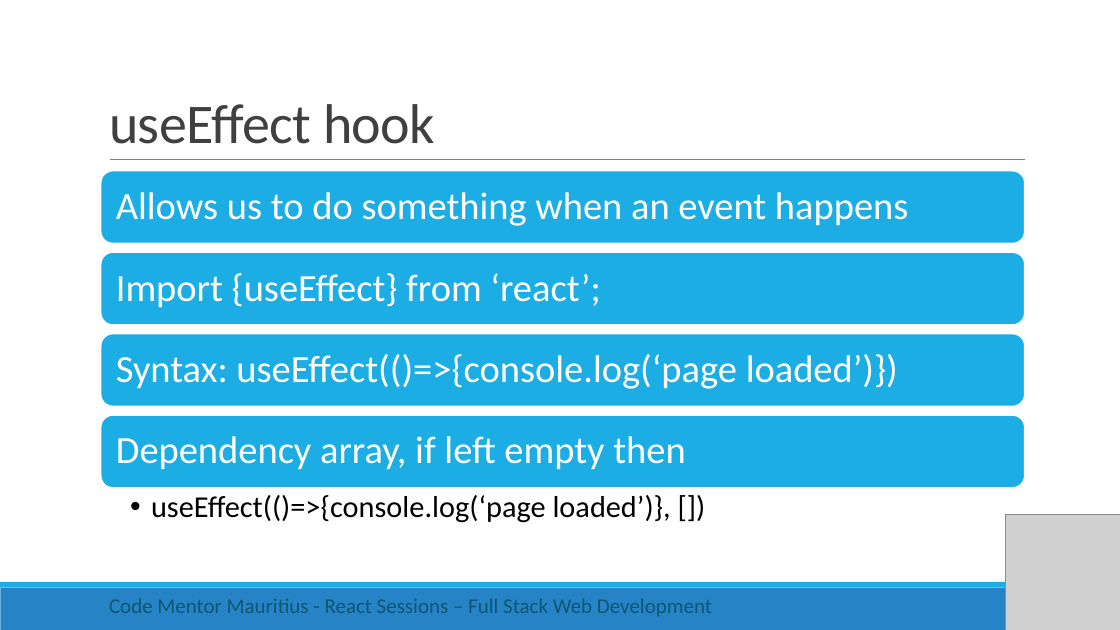
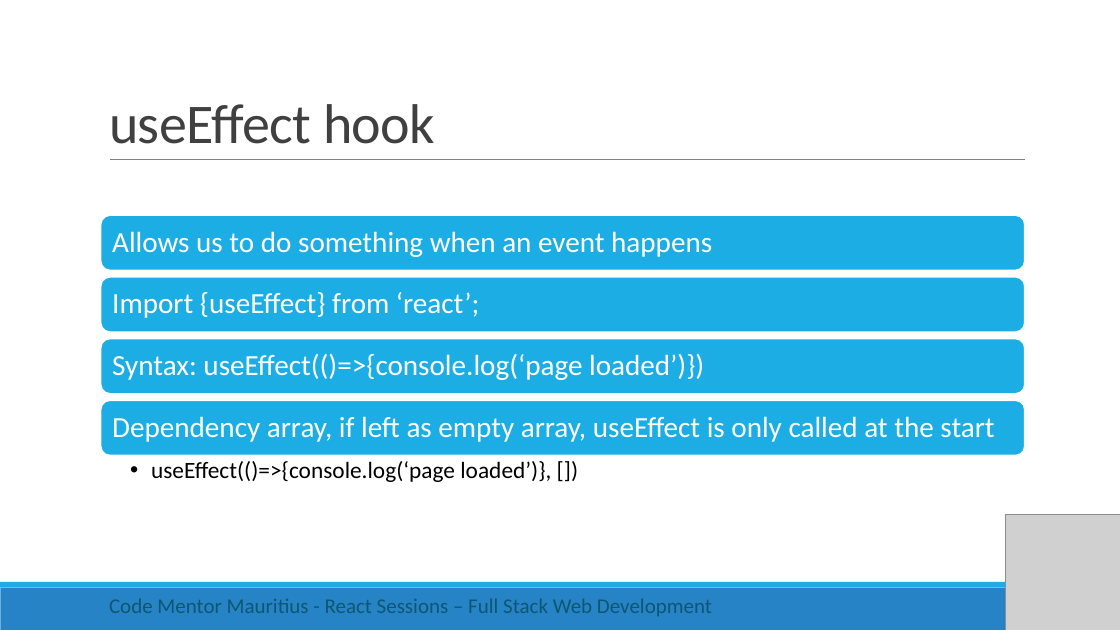
Before and after one commit to rishigujadhur1/Slides, a slide deck: slide 12 of React/React Session 1.pptx. Drawn at 1120x630 pixels with LibreOffice and Linux fonts; fonts in the diff are those of the drawing; grey boxes stand for pictures. Boxes give left, top, right and bottom in pixels: in the first picture for what was removed or moved away, otherwise in the second. Text is boxed around its words. In the diff, an @@ line names an element or a change of style, - is before the commit and + after.

Commit message:
React slides + updates

```diff
--- a/React/React Session 1.pptx
+++ b/React/React Session 1.pptx
@@ rounded rectangle: place and size @@
-rounded rectangle at [101,171,1025,244]
+rounded rectangle at [101,215,1025,271]
@@ size 33 to 25 pt; less space between paragraphs in 3 elements at [112,354,704,380], [112,292,480,318], [112,231,712,257] @@
@@ text "Allows us to do something ...": place and size @@
-text "Allows us to do something ..." at [116,192,908,226]
+text "Allows us to do something ..." at [112,231,712,257]
@@ rounded rectangle: place and size @@
-rounded rectangle at [101,252,1025,325]
+rounded rectangle at [101,277,1025,333]
@@ text "Import {useEffect} from ‘react’;": place and size @@
-text "Import {useEffect} from ‘react’;" at [116,273,600,308]
+text "Import {useEffect} from ‘react’;" at [112,292,480,318]
@@ rounded rectangle: place and size @@
-rounded rectangle at [101,334,1025,407]
+rounded rectangle at [101,339,1025,394]
@@ rounded rectangle: place and size @@
-rounded rectangle at [101,415,1025,488]
+rounded rectangle at [101,401,1025,456]
@@ text at [112,416,994,442]: text changed; size 33 to 25 pt @@
-Dependency array, if left empty then
+Dependency array, if left as empty array, useEffect is only called at the start
@@ text "useEffect(()=>{console.log(‘page loaded’)}, [])": place and size @@
-text "useEffect(()=>{console.log(‘page loaded’)}, [])" at [151,495,671,523]
+text "useEffect(()=>{console.log(‘page loaded’)}, [])" at [151,461,551,482]
@@ text "useEffect(()=>{console.log(‘page loaded’)}, [])" at [151,461,551,482]: size 26 to 20 pt; less space between paragraphs @@
```
Also in this commit, not shown: 1 other file.
